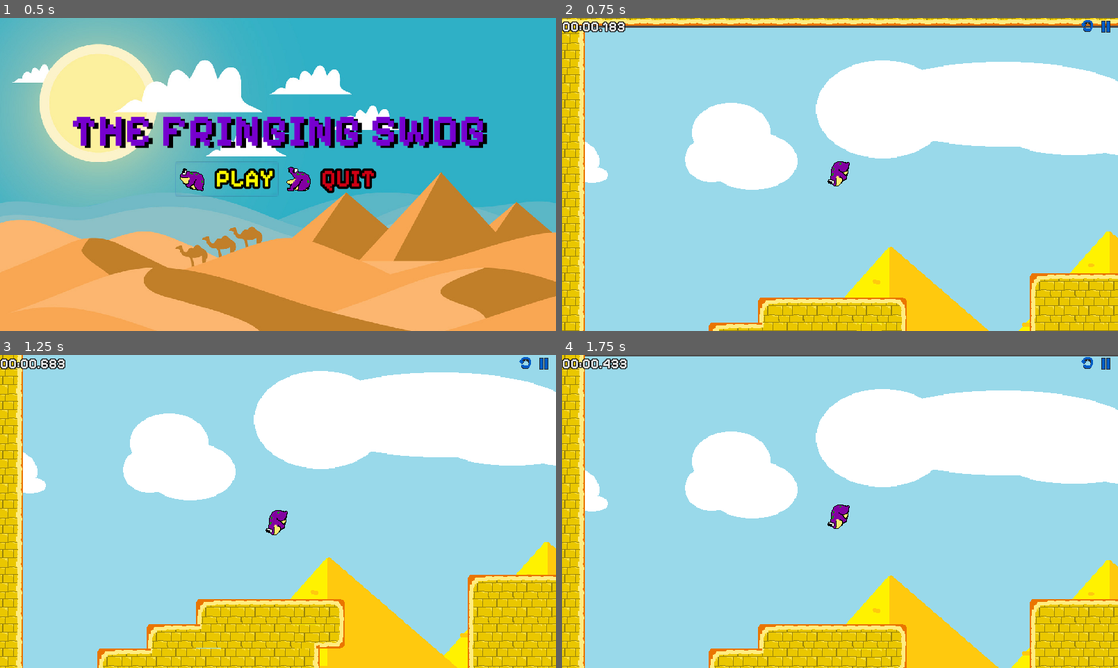
Above: before the commit, frames 1-4 (two rows, left to right).
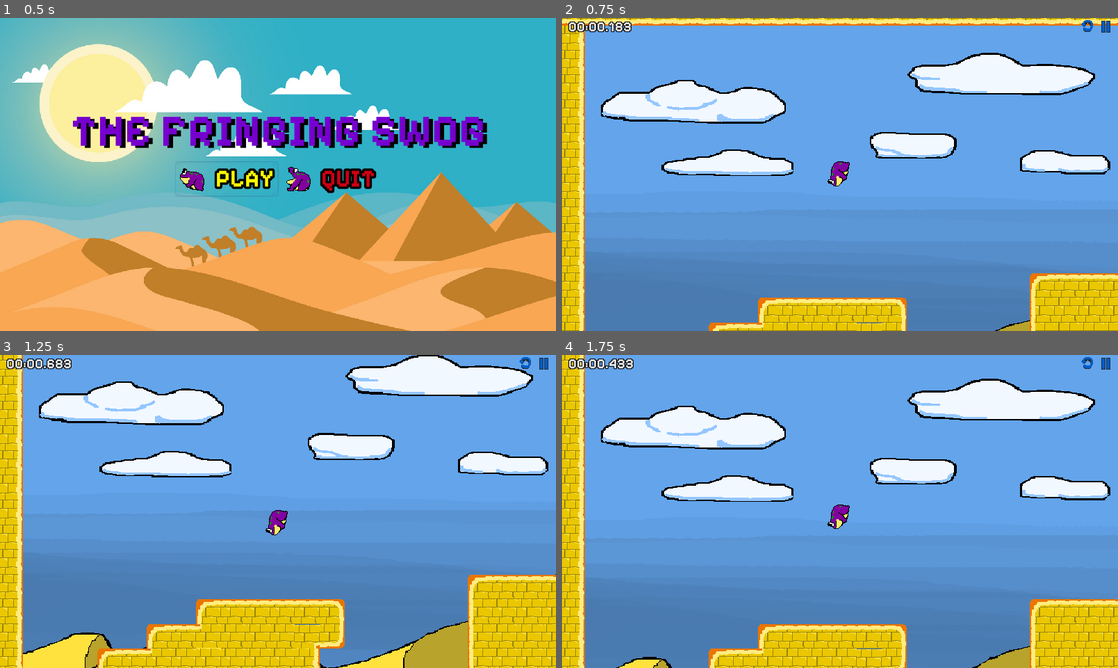
Above: after the commit, the same moments.

Repository: elj40/The-Fringing-Swog
Game: Godot game, scene res://scenes/MainMenu.tscn
Same seed, same stepped clock (60 frames per second), same inputs: the game is played once before the commit and once after it.
Inputs (mouse positions are in pixels of both pictures, inside the frame that each line leads up to):
- Up to frame 1 (0.5 s): no input
- Up to frame 2 (0.75 s): click "PLAY" at 0.5 s
- Up to frame 3 (1.25 s): no input
- Up to frame 4 (1.75 s): click (1084, 364) at 1.25 s

Frame 1 is identical in both runs. In frame 2, 83% of the frame differs, in the area x 0-100%, y 1-100%; in frame 3, 79%; in frame 4, 83%, in the area x 0-100%, y 0-100%.

Commit message:
Improved background and storing best time

Diff:
--- a/project.godot
+++ b/project.godot
@@ -13,6 +13,10 @@
 config/name="TheFringingSwog"
 run/main_scene="res://scenes/MainMenu.tscn"
 config/icon="res://icon.png"
+
+[autoload]
+
+AutoScript="*res://scripts/AutoScript.gd"
 
 [display]
 
--- a/scenes/Stage1.tscn
+++ b/scenes/Stage1.tscn
@@ -2,7 +2,7 @@
 
 [ext_resource path="res://assets/environment/desert/desert_tiles.png" type="Texture" id=1]
 [ext_resource path="res://scenes/Swog.tscn" type="PackedScene" id=2]
-[ext_resource path="res://assets/environment/desert/desert.png" type="Texture" id=3]
+[ext_resource path="res://assets/environment/desert/desert_background.png" type="Texture" id=3]
 [ext_resource path="res://scenes/Enemy.tscn" type="PackedScene" id=4]
 [ext_resource path="res://base_theme.tres" type="Theme" id=5]
 [ext_resource path="res://scripts/Stopwatch.gd" type="Script" id=6]
@@ -380,6 +380,7 @@
 
 [node name="Level" type="TileMap" parent="."]
 position = Vector2( -20, -79 )
+z_index = 1
 tile_set = SubResource( 1 )
 cell_size = Vector2( 32, 32 )
 collision_mask = 6
@@ -401,12 +402,12 @@
 [node name="ParallaxBackground" type="ParallaxBackground" parent="."]
 
 [node name="ParallaxLayer" type="ParallaxLayer" parent="ParallaxBackground"]
-motion_scale = Vector2( 0.75, 0.75 )
-motion_mirroring = Vector2( 1504, 0 )
+position = Vector2( 0, 31 )
+motion_mirroring = Vector2( 1000, 0 )
 
 [node name="Sprite" type="Sprite" parent="ParallaxBackground/ParallaxLayer"]
-position = Vector2( 787, 264 )
 texture = ExtResource( 3 )
+centered = false
 
 [node name="Enemies" type="Node2D" parent="."]
 position = Vector2( 3, 5 )
@@ -508,15 +509,19 @@
 margin_bottom = 23.0
 custom_constants/separation = 8
 
+[node name="Spacer3" type="Control" parent="StageUI/HBoxContainer"]
+margin_bottom = 23.0
+
 [node name="Stopwatch" type="Label" parent="StageUI/HBoxContainer"]
-margin_right = 74.0
+margin_left = 8.0
+margin_right = 82.0
 margin_bottom = 23.0
 theme = ExtResource( 5 )
 text = "00:00:00"
 script = ExtResource( 6 )
 
 [node name="Spacer" type="Control" parent="StageUI/HBoxContainer"]
-margin_left = 82.0
+margin_left = 90.0
 margin_right = 664.0
 margin_bottom = 23.0
 size_flags_horizontal = 3
--- /dev/null
+++ b/scripts/AutoScript.gd
@@ -0,0 +1,3 @@
+extends Node
+
+var stage1_best_time:int = 99999999
--- a/scripts/StageManager.gd
+++ b/scripts/StageManager.gd
@@ -21,6 +21,13 @@
 	current_time.count = false
 	complete_time.text = "Your time was " + current_time.text
 
+	var time_to_finish = current_time.timeStringToMilliseconds(current_time.text)
+
+	if time_to_finish < AutoScript.stage1_best_time:
+		AutoScript.stage1_best_time = time_to_finish
+
+	print(AutoScript.stage1_best_time)
+
 func _on_Finish_body_entered(body):
 	if "Swog" in body.name:
 		yield(get_tree().create_timer(0.5), "timeout")
--- a/scripts/Stopwatch.gd
+++ b/scripts/Stopwatch.gd
@@ -19,3 +19,17 @@
 	var time_string = ("%0*d" % [2, minutes]) + ":" + ("%0*d" % [2, seconds]) + "." + ("%0*d" % [2, milliseconds_remainder])
 
 	return time_string
+
+#Also chatGPT
+func timeStringToMilliseconds(time_str):
+	# Split the time string into minutes, seconds, and milliseconds
+	var time_parts = time_str.split(":")
+	var minutes = time_parts[0].to_int()
+	var seconds_and_milliseconds = time_parts[1].split(".")
+	var seconds = seconds_and_milliseconds[0].to_int()
+	var milliseconds = seconds_and_milliseconds[1].to_int()
+
+	# Calculate the total milliseconds
+	var total_milliseconds = (minutes * 60 + seconds) * 1000 + milliseconds
+
+	return total_milliseconds
Binary file added: assets/environment/desert/desert_background.png
Not shown, added: assets/environment/desert/desert_background.png.import
Binary file changed: assets/environment/water_tileset.png
Not shown, added: assets/environment/desert/desert_background.png~
Not shown, added: assets/environment/water_tileset.png~
